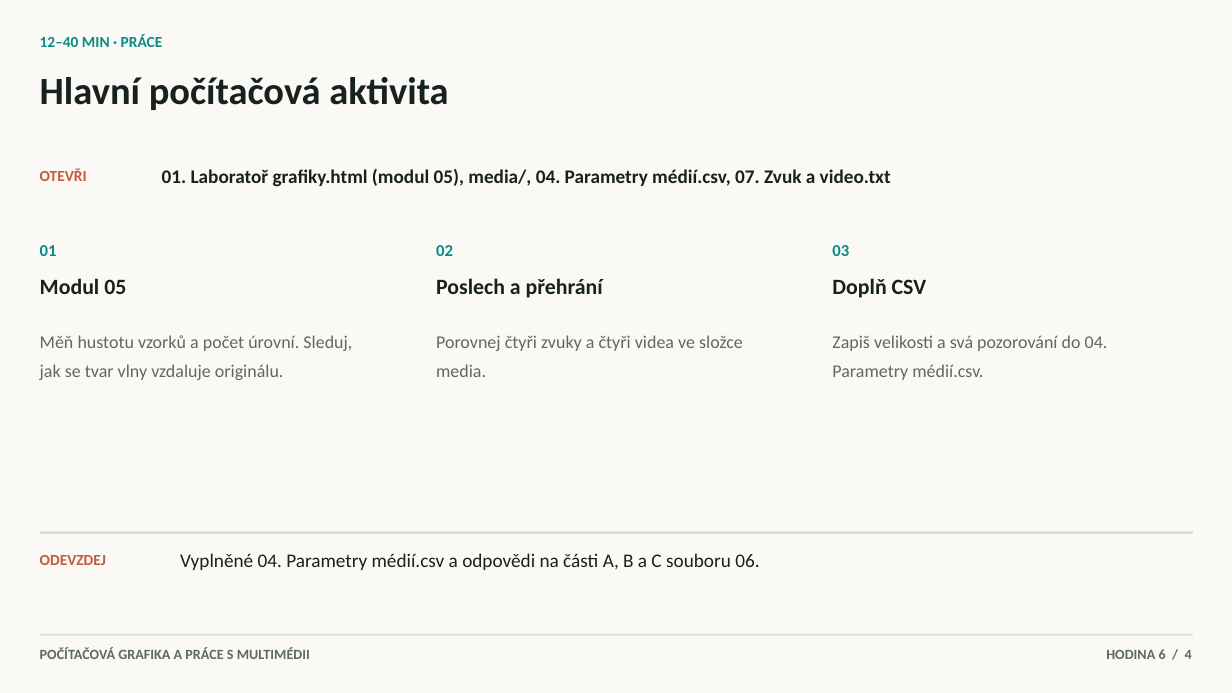
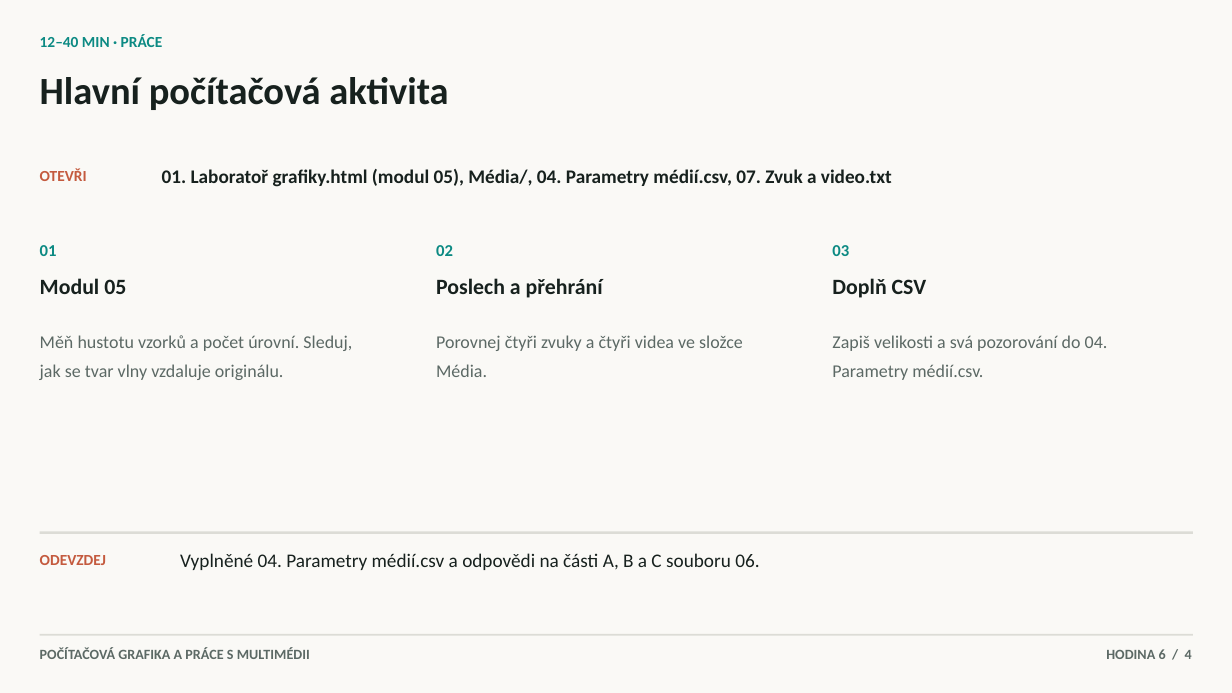
Before and after one commit to hlaska18/karel_hlas-web, a slide deck: slide 4 of public/materialy/1L/6/Prezentace k hodinám/6. Zvuk a video.pptx. Drawn at 1232x693 pixels with LibreOffice and Linux fonts; fonts in the diff are those of the drawing. Boxes give left, top, right and bottom in pixels: in the first picture for what was removed or moved away, otherwise in the second. Text is boxed around its words. In the diff, an @@ line names an element or a change of style, - is before the commit and + after.

```diff
--- a/public/materialy/1L/6/Prezentace k hodinám/6. Zvuk a video.pptx
+++ b/public/materialy/1L/6/Prezentace k hodinám/6. Zvuk a video.pptx
@@ text at [162,169,892,187]: text changed @@
-01. Laboratoř grafiky.html (modul 05), media/, 04. Parametry médií.csv, 07. Zvuk a video.txt
+01. Laboratoř grafiky.html (modul 05), Média/, 04. Parametry médií.csv, 07. Zvuk a video.txt
@@ text at [436,335,743,377]: text changed @@
-Porovnej čtyři zvuky a čtyři videa ve složce media.
+Porovnej čtyři zvuky a čtyři videa ve složce Média.
```
Also in this commit, not shown: 53 other files.
